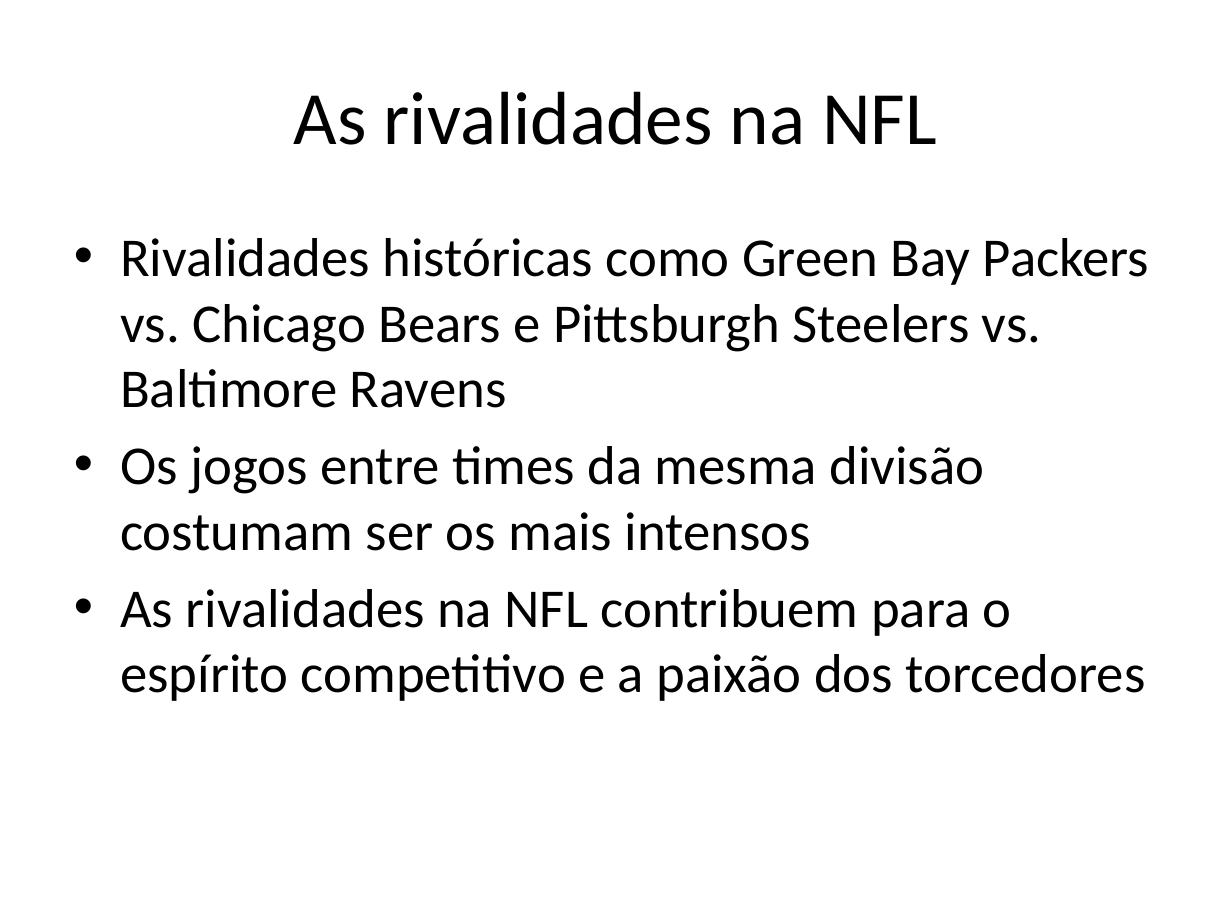
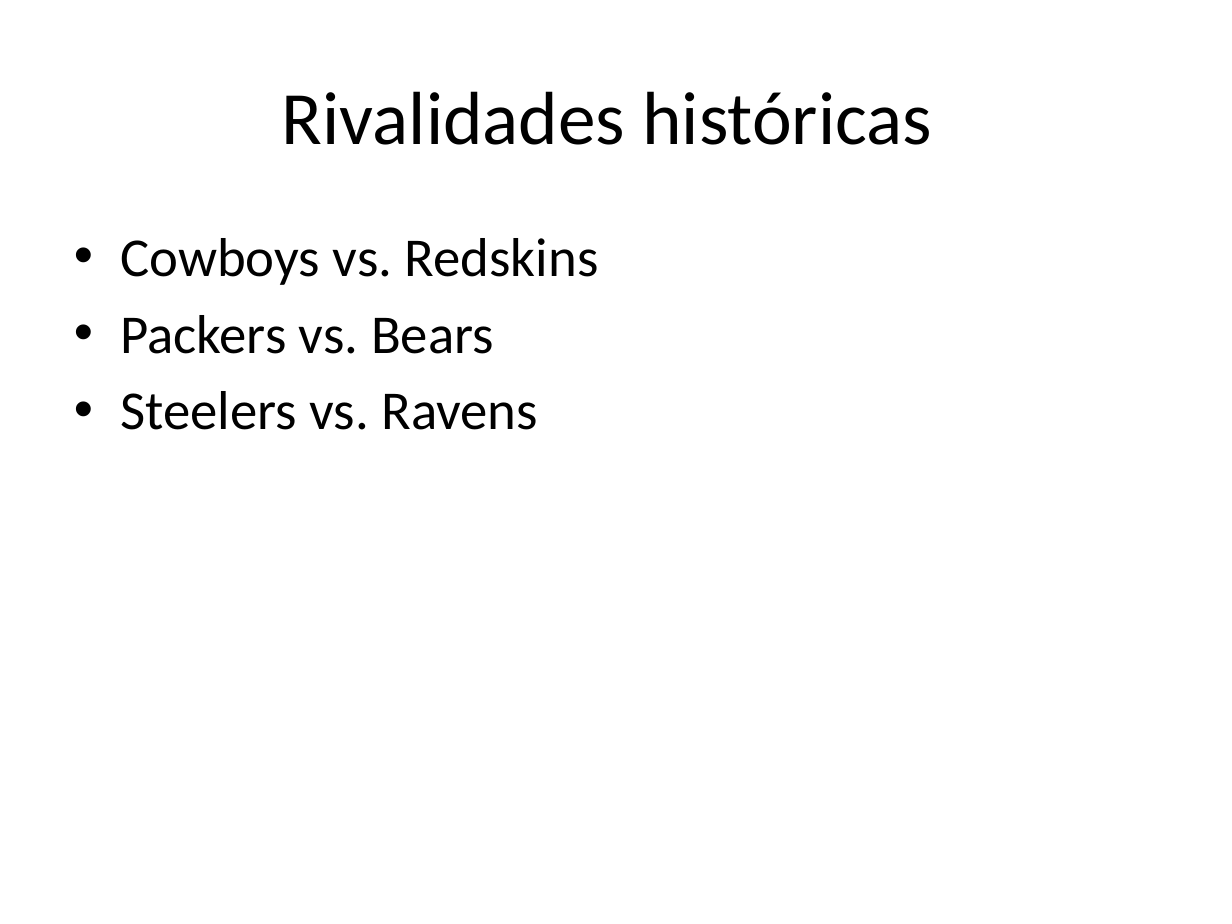
Before and after one commit to lcdlemos/EstagioNutes, a slide deck: slide 11 of IA/auto_apresentacao_IA.pptx (slide 9 before the commit). Drawn at 1232x924 pixels with LibreOffice and Linux fonts; fonts in the diff are those of the drawing. Boxes give left, top, right and bottom in pixels: in the first picture for what was removed or moved away, otherwise in the second. Text is boxed around its words. In the diff, an @@ line names an element or a change of style, - is before the commit and + after.

```diff
--- a/IA/auto_apresentacao_IA.pptx
+++ b/IA/auto_apresentacao_IA.pptx
@@ title at (282,91,932,145): text changed @@
-As rivalidades na NFL
+Rivalidades históricas
@@ text at (120,238,599,430): text changed @@
-• Rivalidades históricas como Green Bay Packers vs. Chicago Bears e Pittsburgh Steelers vs. Baltimore Ravens
-• Os jogos entre times da mesma divisão costumam ser os mais intensos
-• As rivalidades na NFL contribuem para o espírito competitivo e a paixão dos torcedores
+• Cowboys vs. Redskins
+• Packers vs. Bears
+• Steelers vs. Ravens
```
Also in this commit, not shown: 8 other slides changed, 9 slides added, 5 slides removed, 7 other files.
